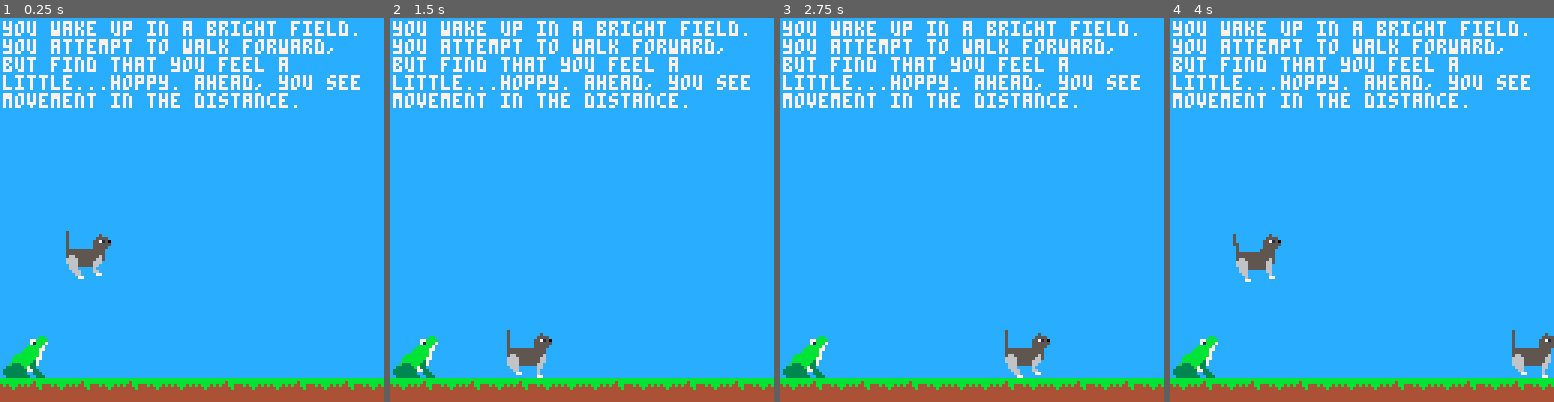
Above: before the commit, frames 1-4 (left to right).
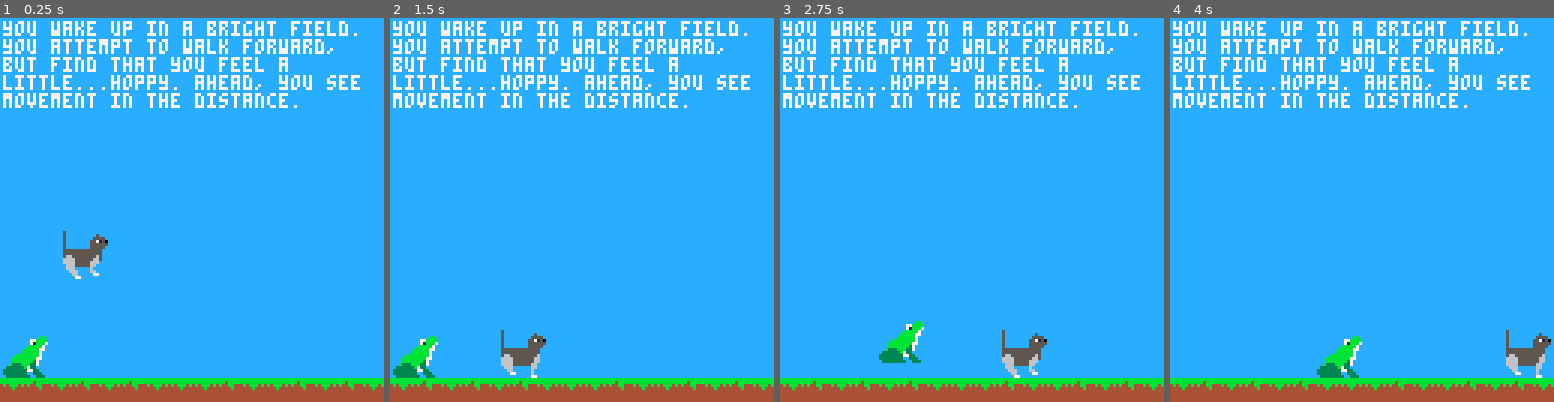
Above: after the commit, the same moments.

Repository: cincodenada/frogsvscats
Game: PICO-8 cartridge frogsvscats.p8
The game is run twice, just before and just after one commit, with the same random seed, the same clock (stepped at 60 frames per second) and the same inputs.
Inputs:
- Up to frame 1 (0.25 s): no input
- Up to frame 2 (1.5 s): no input
- Up to frame 3 (2.75 s): hold Right 1.6-2.1 s; hold Up 2.15-2.42 s; hold Right from 2.47 s (still down)
- Up to frame 4 (4 s): release Right at 3.03 s; hold Left 3.08-3.58 s

The runs differ from the first frame. In frame 1, 0.4% of the frame differs, in the area x 16-29%, y 55-68%; in frame 2, 0.6%; in frame 3, 1.8%; in frame 4, 2.7%, in the area x 0-100%, y 56-94%.

Commit message:
Overhaul anmiation/sprites
I think this is better?

Diff:
--- a/frogsvscats.p8
+++ b/frogsvscats.p8
@@ -148,13 +148,22 @@
 	local flipped = (self.facing==-1)
 	local fidx = self:frame()+1
 	local adj = self:adj(fidx)
-	spr(self.frames[fidx], x+adj.x, y-self.h*8-adj.y, self.w, self.h, flipped)
+	if(self.cur_move) then
+		x += (adj.x - self.cur_move.vx/self.slow)
+		y += (adj.y + self.cur_move.vy/self.slow)
+	end
+	spr(self.frames[fidx], x, y-self.h*8, self.w, self.h, flipped)
 end
 function sprite:move_frame(howmany)
 	self.cur_frame += howmany
-	self.cur_frame %= #self.frames
+	-- manually set to zero to deal with fractional stuff
+	if(self.cur_frame >= #self.frames) self.cur_frame = 0
 end
 -- this only works for 2x2 sprites!
+-- flags store how much the sprite should move
+-- to stay with animation per frame
+--
+-- this gets our adjustment for this frame
 function sprite:adj(n)
 	-- sprite with adjustment data is the lower-left sprite
 	local adjsprite = self.frames[n] + 16
@@ -185,6 +194,7 @@
 		looping = false,
 		frame = 0,
 	}
+	self.slow = 1
 end
 function entity:draw()
 	self.sprite:draw(self.x, self.y)
@@ -201,12 +211,12 @@
 		self.next_move = nil
 	end
 	if(self.cur_move) then
-		self.x += self.cur_move.vx
-		self.y += self.cur_move.vy
+		self.x += self.cur_move.vx/self.slow
+		self.y += self.cur_move.vy/self.slow
 		-- if we have limits check them
 		if(self.cur_move.dx and self.cur_move.dy) then
-			self.cur_move.dx -= abs(self.cur_move.vx)
-			self.cur_move.dy -= abs(self.cur_move.vy)
+			self.cur_move.dx -= abs(self.cur_move.vx/self.slow)
+			self.cur_move.dy -= abs(self.cur_move.vy/self.slow)
 			if(self.cur_move.dx <= 0) self.cur_move.vx = 0
 			if(self.cur_move.dy <= 0) self.cur_move.vy = 0
 			if(self.cur_move.vx == 0 and self.cur_move.vy == 0) self.cur_move = nil
@@ -219,12 +229,12 @@
 	if(self.anim_state.active) then
 		-- flag 8 is 2-frame sprites
 		if(self.sprite:flag(8)) then
-			self.sprite:move_frame(0.5)
+			self.sprite:move_frame(0.5/self.slow)
 		else
-			self.sprite:move_frame(1)
-		end
-
-		if(not self.anim_state.looping and self.sprite:frame()==0) then
+			self.sprite:move_frame(1/self.slow)
+		end
+
+		if(not self.anim_state.looping and self.sprite.cur_frame==0) then
 			self.anim_state.active = false
 		end
 	end
@@ -335,8 +345,8 @@
 	if(btnp(1)) self:jump(1)
 	if(btnp(2)) self:leap()
 
+	getmetatable(player).update(self)
 	self:update_jump()
-	getmetatable(player).update(self)
 
 	if(self.y - self.sprite.h > 127) then
 		sfx(2)
@@ -360,27 +370,26 @@
 	end
 	if(dir) self.sprite.facing = dir
 	self.jumping = true
-	self.anim_state.active = true
+
+	-- start movement
+	if(self.leaping) then
+		self:replace_move(16,8,1,-1)
+	else
+		self:replace_move(16,0,1,0)
+	end
+
+	self:animate(false)
 	sfx(0)
 end
 function player:update_jump()
 	if(self.jumping) then
-		-- start movement
-		if(self.sprite:frame()==5) then
-			if(self.leaping) then
-				self:replace_move(16,8,1.5,-1)
-			else
-				self:replace_move(16,0,1.5,0)
-			end
-		end
-
 		-- manage start/end of jump
 		if(self.sprite:frame() >= 13 and self.next_jump) then
 			self.sprite.cur_frame = 4
 			self.next_jump = false
 			self.leaping = false
 			sfx(0)
-		elseif(self.sprite:frame() == 0) then
+		elseif(self.sprite.cur_frame == 0) then
 			self.jumping = false
 			self.next_jump = false
 			self.leaping = false
